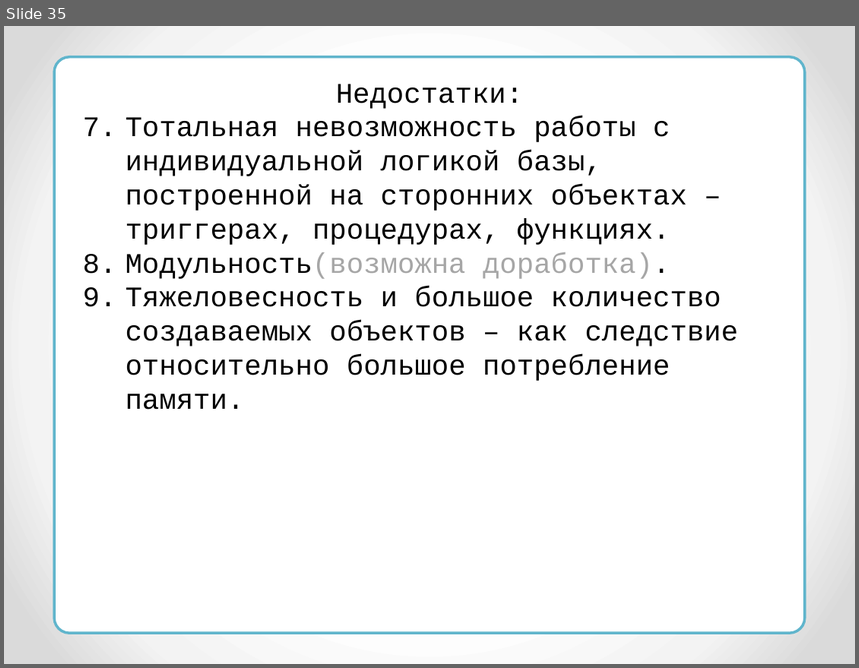
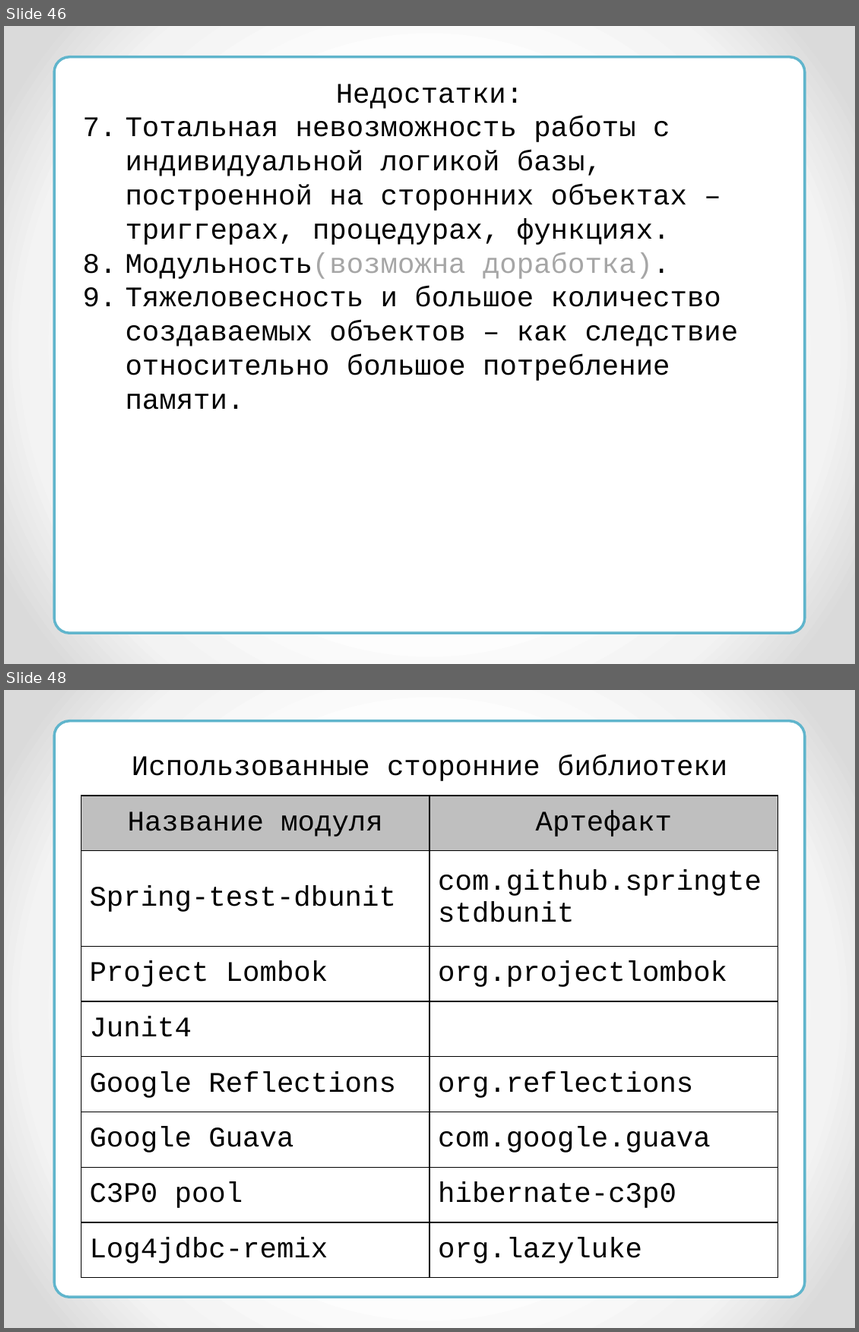
Before and after one commit to RedEyesDevelopment/NetCrackerProject, a slide deck: pres/reacteav/reacteav.pptx. Shown one above the other, each under a label of ours: slide 35 before the commit, slides 46 and 48 after it; the slides between them are not shown. The pictures are 859x668 and 859x1332 pixels, drawn with LibreOffice and Linux fonts; fonts in the diff are those of the drawing. Boxes give left, top, right and bottom in pixels: in the first picture for what was removed or moved away, otherwise in the second. Text is boxed around its words. In the diff, an @@ line names an element or a change of style, - is before the commit and + after.

```diff
--- a/pres/reacteav/reacteav.pptx
+++ b/pres/reacteav/reacteav.pptx
@@ slide 48 added at (x1=4, y1=690, x2=855, y2=1328), background gradient #FFFFFF to #F4F4F4 to #DADADA @@
@@ rounded rectangle added at (x1=54, y1=720, x2=805, y2=1297), fill #FFFFFF, outline #60B5CC 2.25 pt @@
@@ table added at (x1=82, y1=740, x2=778, y2=1278), 9 rows, 2 columns @@
+Использованные сторонние библиотеки | 
+Название модуля | Артефакт
+Spring-test-dbunit | com.github.springtestdbunit
+Project Lombok | org.projectlombok
+Junit4 | 
+Google Reflections | org.reflections
+Google Guava | com.google.guava
+C3P0 pool | hibernate-c3p0
+Log4jdbc-remix | org.lazyluke
@@ what was slide 35 is now slide 46 @@
```
Also in this commit, not shown: 3 slides changed, 13 other slides added.
